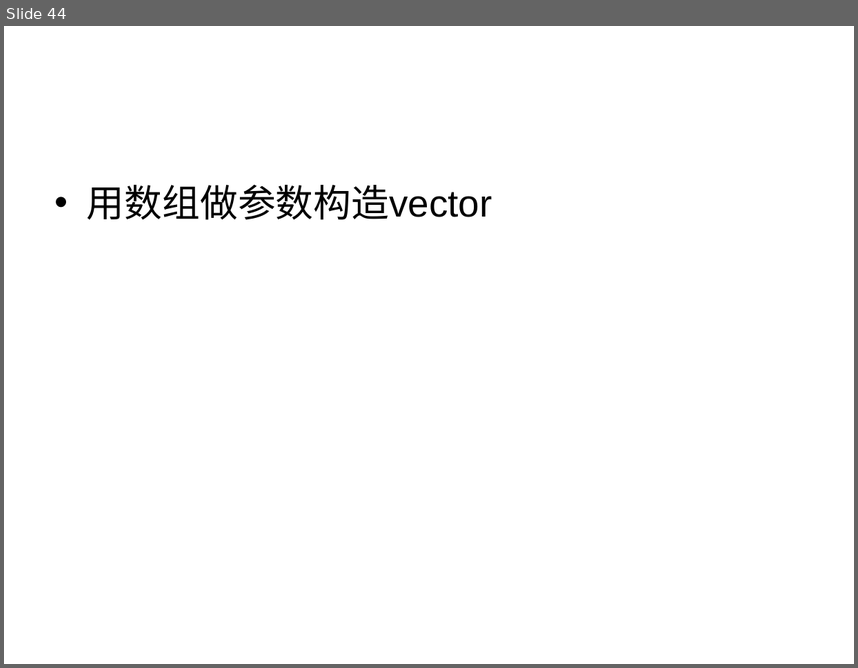
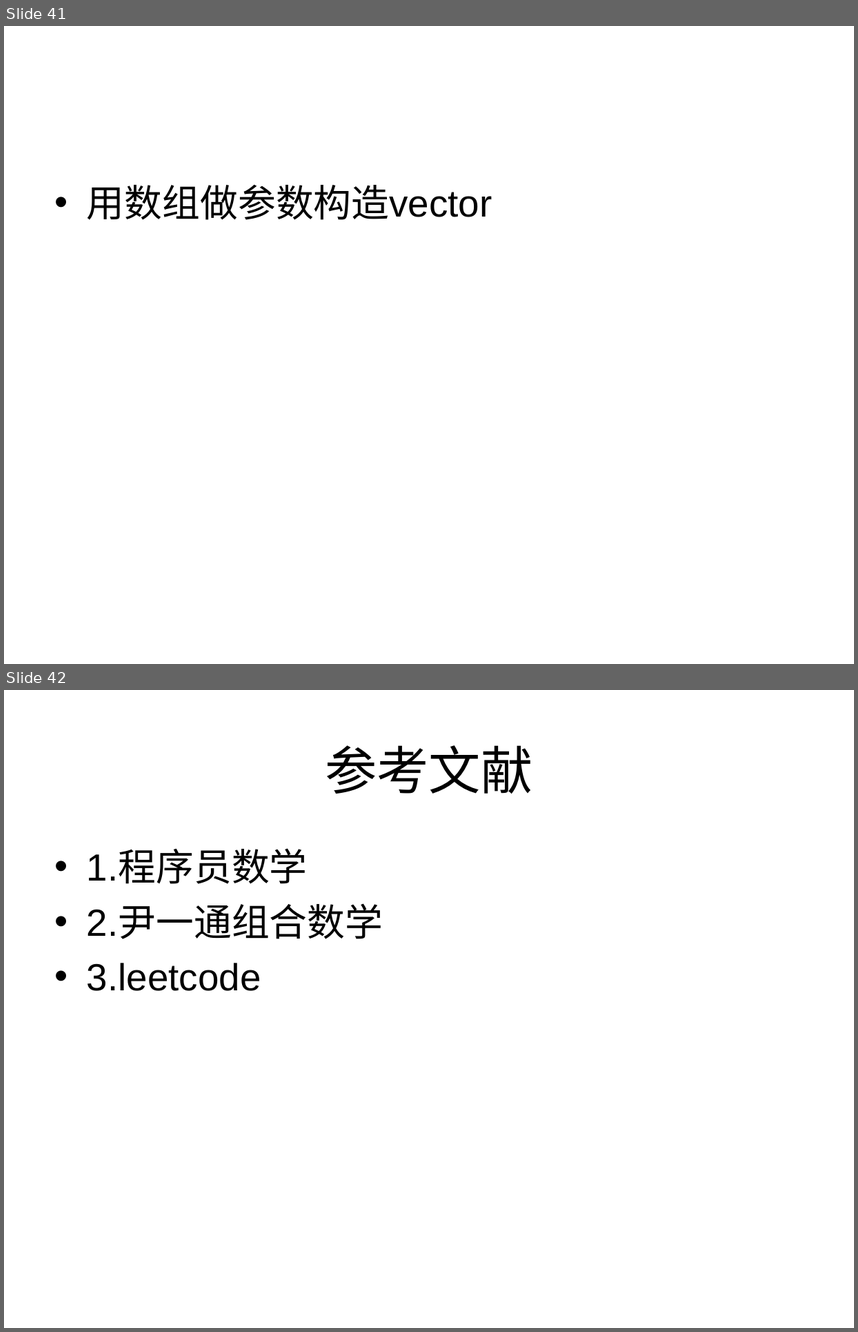
Before and after one commit to houjingbiao/leetcode, a slide deck: solutions/00conclusion.ppt. Shown one above the other, each under a label of ours: slide 44 before the commit, slides 41 and 42 after it. The pictures are 858x668 and 858x1332 pixels, drawn with LibreOffice and Linux fonts; fonts in the diff are those of the drawing. Boxes give left, top, right and bottom in pixels: in the first picture for what was removed or moved away, otherwise in the second. Text is boxed around its words. In the diff, an @@ line names an element or a change of style, - is before the commit and + after.

```diff
--- a/solutions/00conclusion.ppt
+++ b/solutions/00conclusion.ppt
@@ slide 42 added at (4, 690, 854, 1328), background #FFFFFF @@
@@ title added at (325, 745, 533, 793), 44 pt, text #000000 @@
+参考文献
@@ text added at (87, 851, 383, 991), 32 pt, text #000000 @@
+• 1.程序员数学
+• 2.尹一通组合数学
+• 3.leetcode
@@ what was slide 44 is now slide 41 @@
```
Also in this commit, not shown: 4 slides changed, 1 other slide added, 4 slides removed.
